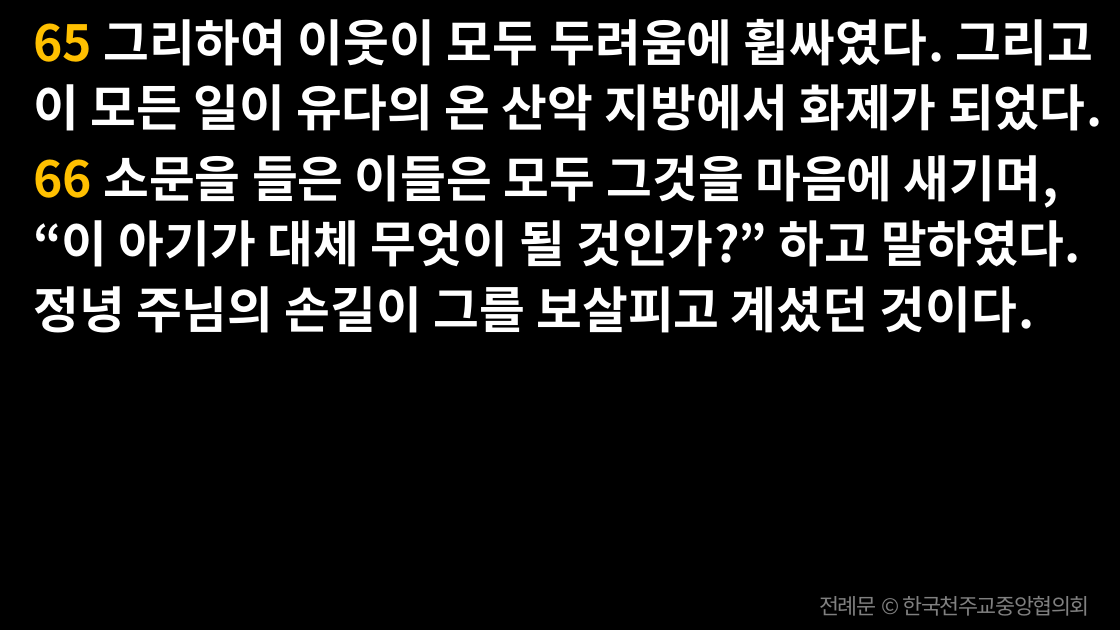
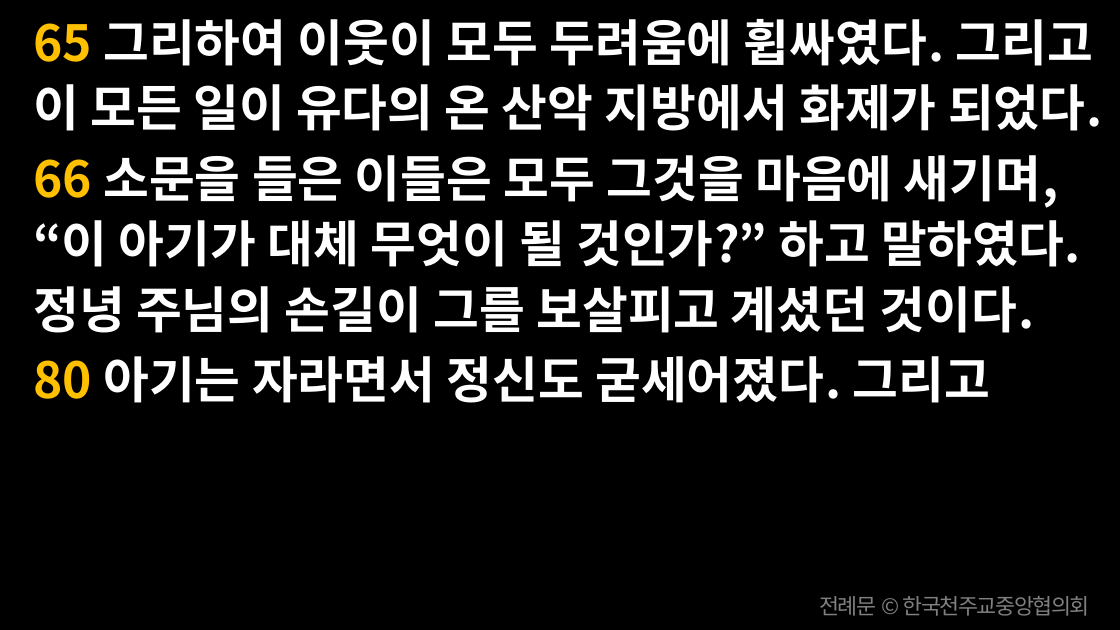
Before and after one commit to scottpark/missa_ppt, a slide deck: slide 38 of output/20260624/20260624_성 요한 세례자 탄생 대축일.pptx. Drawn at 1120x630 pixels with LibreOffice and Linux fonts; fonts in the diff are those of the drawing. Boxes give left, top, right and bottom in pixels: in the first picture for what was removed or moved away, otherwise in the second. Text is boxed around its words. In the diff, an @@ line names an element or a change of style, - is before the commit and + after.

```diff
--- a/output/20260624/20260624_성 요한 세례자 탄생 대축일.pptx
+++ b/output/20260624/20260624_성 요한 세례자 탄생 대축일.pptx
@@ text at (33, 356, 990, 403): paragraph added @@
+80 아기는 자라면서 정신도 굳세어졌다. 그리고
```
Also in this commit, not shown: 6 other slides changed, 52 other files.
